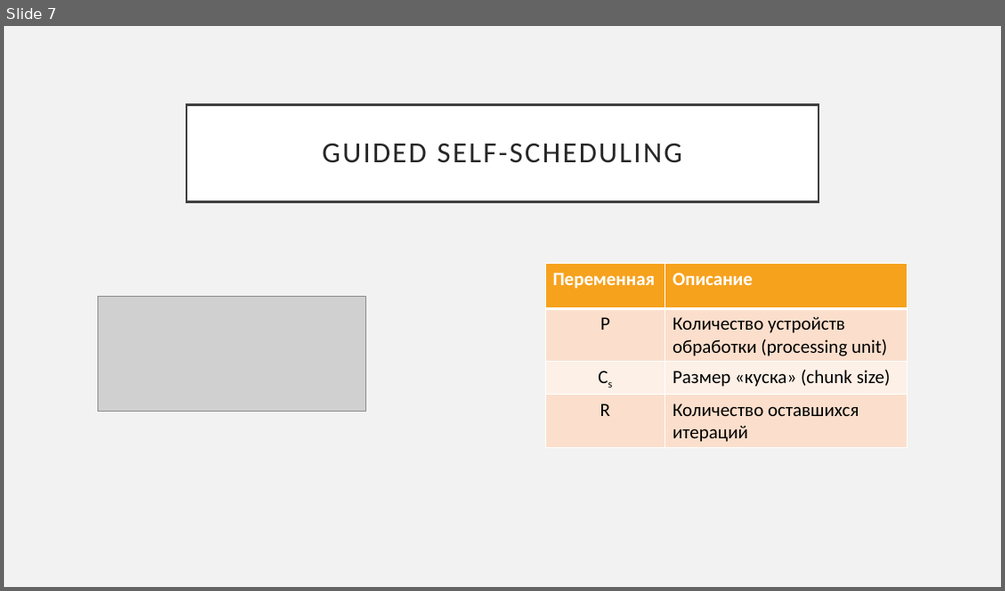
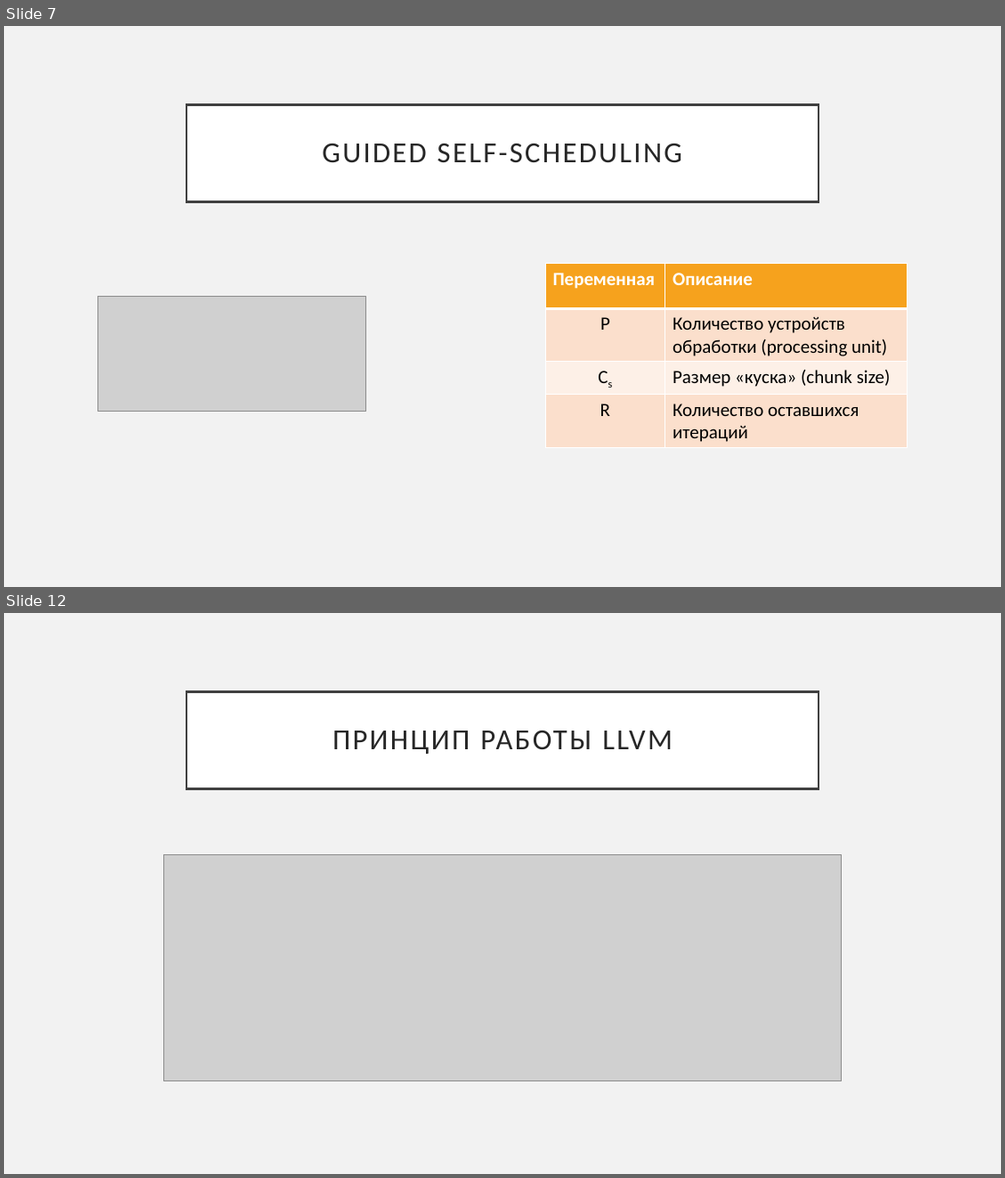
Before and after one commit to Krab1o/UnivAssignments, a slide deck: sem 6/Concurrency/report/presentation.pptx. Shown one above the other, each under a label of ours: slide 7 before the commit, slides 7 and 12 after it; the slides between them are not shown. The pictures are 1005x591 and 1005x1178 pixels, drawn with LibreOffice and Linux fonts; fonts in the diff are those of the drawing; grey boxes stand for pictures. Boxes give left, top, right and bottom in pixels: in the first picture for what was removed or moved away, otherwise in the second. Text is boxed around its words. In the diff, an @@ line names an element or a change of style, - is before the commit and + after.

```diff
--- a/sem 6/Concurrency/report/presentation.pptx
+++ b/sem 6/Concurrency/report/presentation.pptx
@@ slide 12 added at bbox=[4, 613, 1001, 1174], background #F2F2F2 @@
@@ title added at bbox=[186, 691, 818, 788], fill #FFFFFF, outline #404040 2.5 pt, 28 pt, text #262626 @@
+ПРИНЦИП РАБОТЫ LLVM
@@ picture added at bbox=[163, 854, 841, 1081] @@
```
Also in this commit, not shown: 2 slides changed, 6 other slides added, 2 other files.
